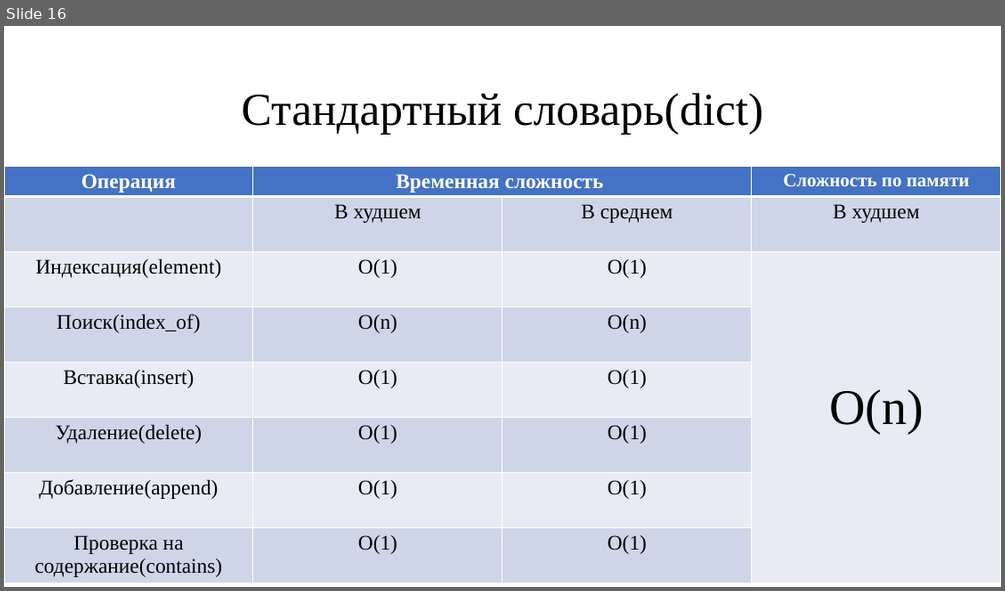
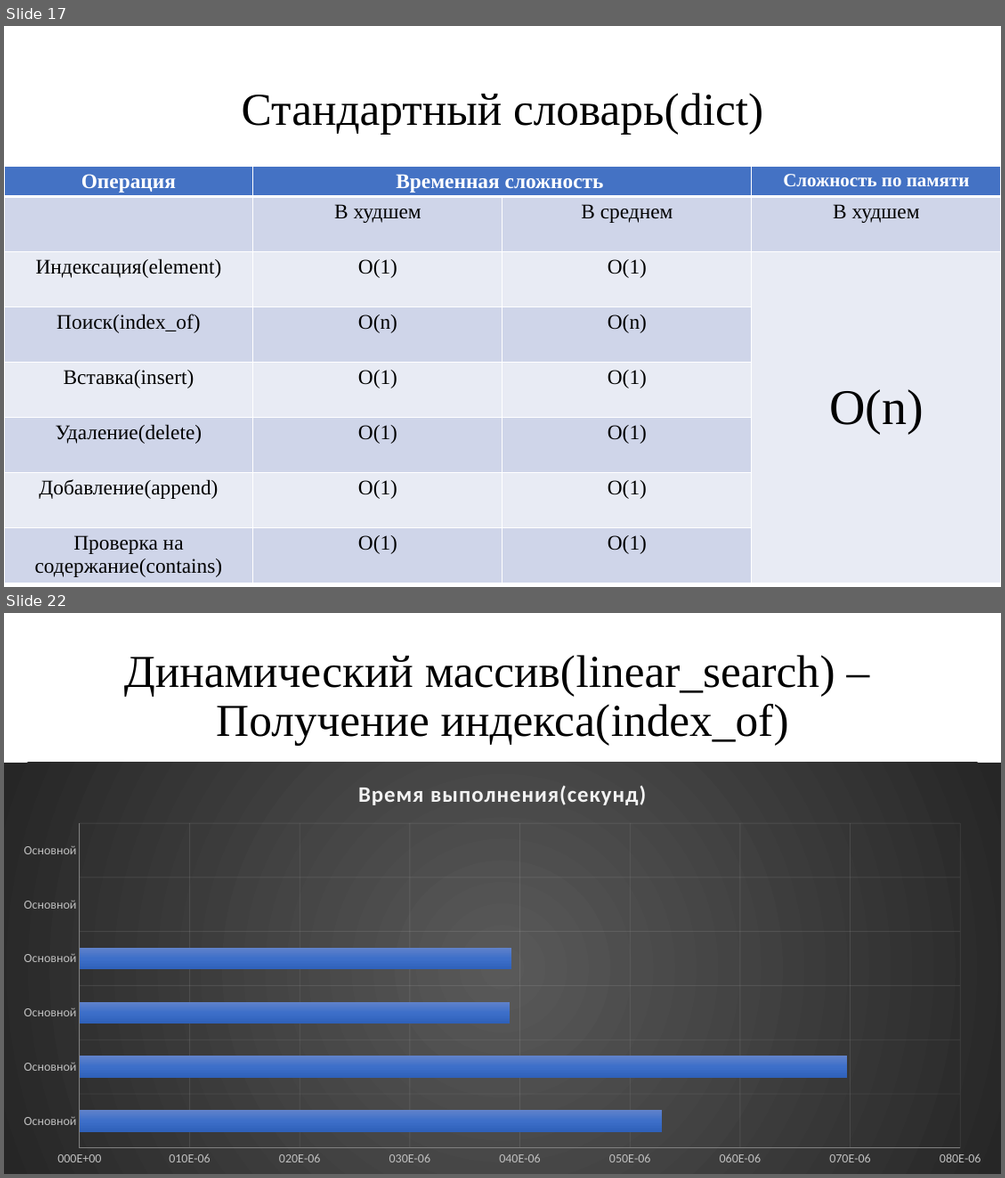
Before and after one commit to ZenoReT/Dictionaries, a slide deck: отчет.pptx. Shown one above the other, each under a label of ours: slide 16 before the commit, slides 17 and 22 after it; the slides between them are not shown. The pictures are 1005x591 and 1005x1178 pixels, drawn with LibreOffice and Linux fonts; fonts in the diff are those of the drawing. Boxes give left, top, right and bottom in pixels: in the first picture for what was removed or moved away, otherwise in the second. Text is boxed around its words. In the diff, an @@ line names an element or a change of style, - is before the commit and + after.

```diff
--- a/отчет.pptx
+++ b/отчет.pptx
@@ slide 22 added at [4, 613, 1001, 1174], background #FFFFFF @@
@@ title added at [124, 655, 835, 746], 44 pt, text #000000 @@
+Динамический массив(linear_search) –
+Получение индекса(index_of)
@@ bar chart added at [4, 763, 1001, 1174] @@
+title "Время выполнения(секунд)"
+categories: 291, 222, 6803, 6775, 230426, 234099
+Время выполнения(секунд): 5.3e-05, 7e-05, 3.9e-05, 3.9e-05, -, -
@@ what was slide 16 is now slide 17 @@
```
Also in this commit, not shown: 109 other slides added, 12 other files.
